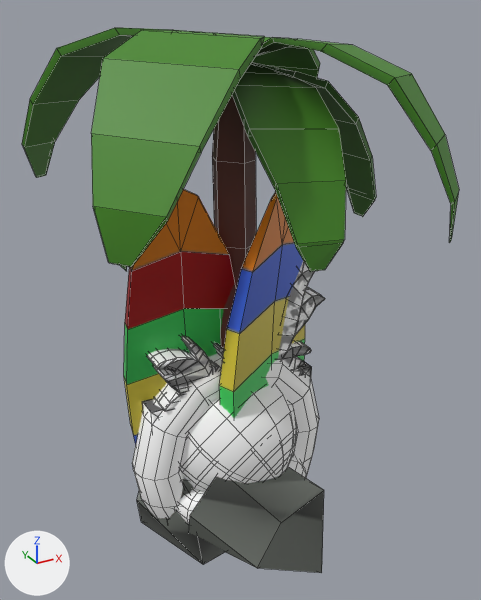
An edit to the FBX model Assets/AllTextures/New/Maps/Beach/Beach_obstacles_v03.fbx, drawn before and after from the same camera.
The view is the same before and after, from a 50 mm camera at (-6.48, -12.31, 11.4) aimed at (0.34, 0.09, 5.2). The lights are fixed; the arrows at lower left show +X, +Y and +Z. Mesh edges are drawn as thin lines. Where no turn or scale is listed for an object, it has been applied to the vertices.

Before the edit, the objects in view are built like this:
```python
me_mesh_001 = bpy.data.meshes.new('Mesh.001')
me_mesh_001.from_pydata(...)  # 132 vertices, 120 faces; spans x -2.55..2.55, y -0.74..0.74, z 0.0..4.25
me_mesh_001.materials.append(mat_map07beach)  # its picture is missing
me_mesh_004 = bpy.data.meshes.new('Mesh.004')
me_mesh_004.from_pydata(...)  # 736 vertices, 710 faces; spans x -2.14..2.86, y -0.84..0.84, z 0.01..8.02
me_mesh_004.materials.append(mat_map07beach)  # its picture is missing
me_mesh_008 = bpy.data.meshes.new('Mesh.008')
me_mesh_008.from_pydata(...)  # 84 vertices, 88 faces; spans x -2.47..2.2, y -1.32..0.7, z -0.55..8.18
me_mesh_008.materials.append(mat_b_map04_mat)  # picture img_b_map04_tex_png
ob_beach_dalphin2 = bpy.data.objects.new('Beach_dalphin2', me_mesh_004)
ob_beach_dalphin2.location = (0.0, 0.0, -0.01)
ob_beach_obstacle1 = bpy.data.objects.new('Beach_obstacle1', me_mesh_001)
ob_beach_obstacle1.location = (0.0, 0.0, 0.0)
ob_beach_surfboard = bpy.data.objects.new('Beach_surfBoard', me_mesh_008)
ob_beach_surfboard.location = (0.0, 0.0, 0.0)
# also in view: 'Beach_dalphin1' at (0.36, 0.0, 4.0); 'Beach_obstacle2' at (0.0, 0.0, 1.76); 'Beach_Tree' at (0.0, 0.0, 4.64); 'Beach_dalphin4' at (0.35, 0.02, 4.0); 'Beach_Ball' at (0.01, 0.09, 1.67)
```
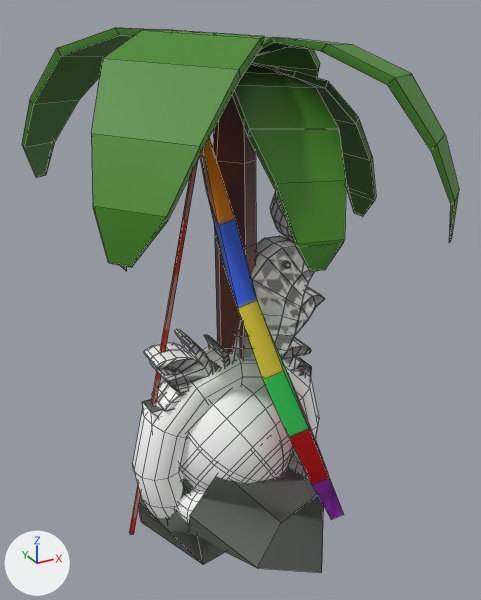
Commit message: Beach_huddleDown changed

Location of each change, (x1, y1, x2, y2) in pixels of the pictures (481 x 600 px):
```json
{"object": "Beach_surfBoard", "change": "deleted", "before": [124, 189, 305, 445]}
{"object": "Beach_SurfBoard01", "change": "added", "after": [129, 137, 344, 535]}
```

The change, as JSON lines over the scene's bpy script:
```json
{"op": "add", "block": "me_mesh_008_1", "code": ["me_mesh_008_1 = bpy.data.meshes.new('Mesh.008')", "me_mesh_008_1.from_pydata(...)  # 50 vertices, 48 faces; spans x -2.78..2.85, y -2.38..1.12, z -0.32..9.64", "me_mesh_008_1.materials.append(mat_b_map04_mat)  # picture img_b_map04_tex_png"]}
{"op": "remove", "block": "ob_beach_surfboard", "code": ["ob_beach_surfboard = bpy.data.objects.new('Beach_surfBoard', me_mesh_008)", "ob_beach_surfboard.location = (0.0, 0.0, 0.0)"]}
{"op": "add", "block": "ob_beach_surfboard01", "code": ["ob_beach_surfboard01 = bpy.data.objects.new('Beach_SurfBoard01', me_mesh_008_1)", "ob_beach_surfboard01.location = (0.0, 0.0, 0.0)"]}
```
